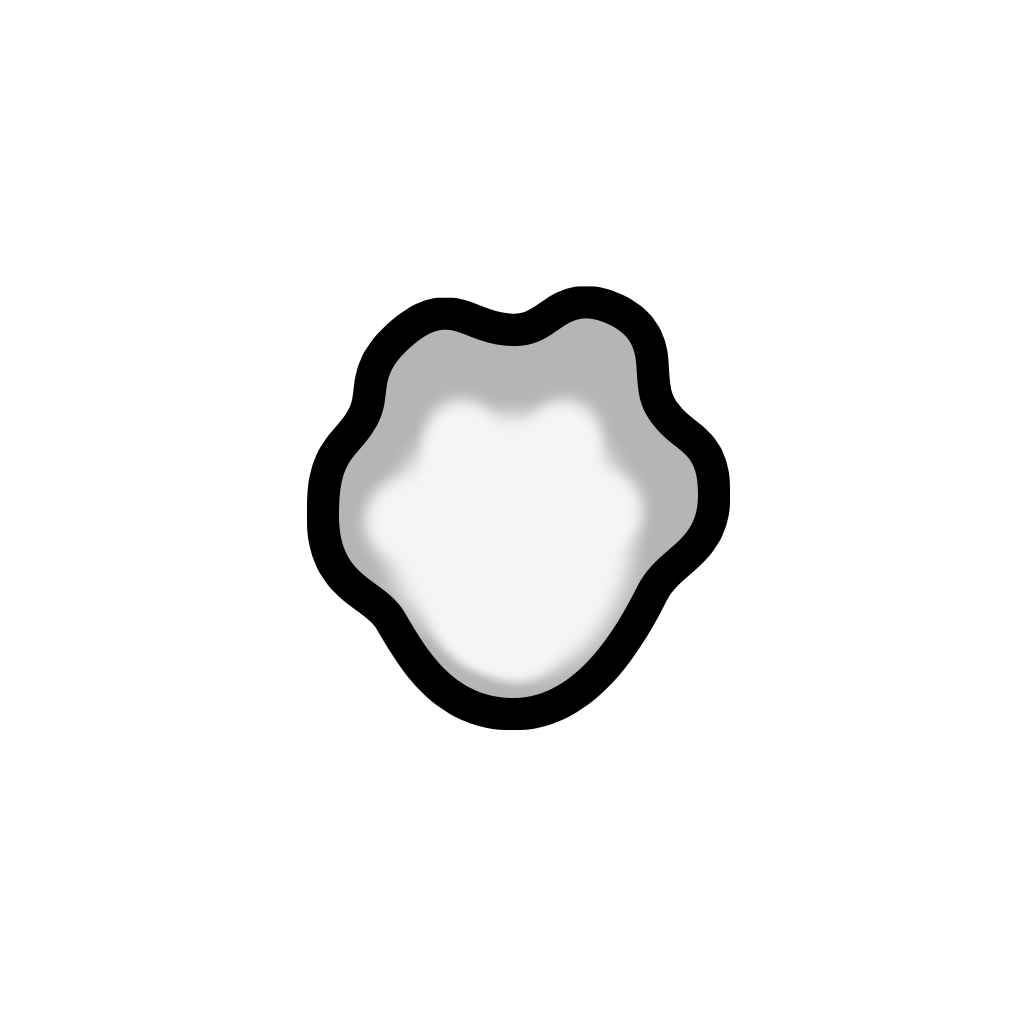
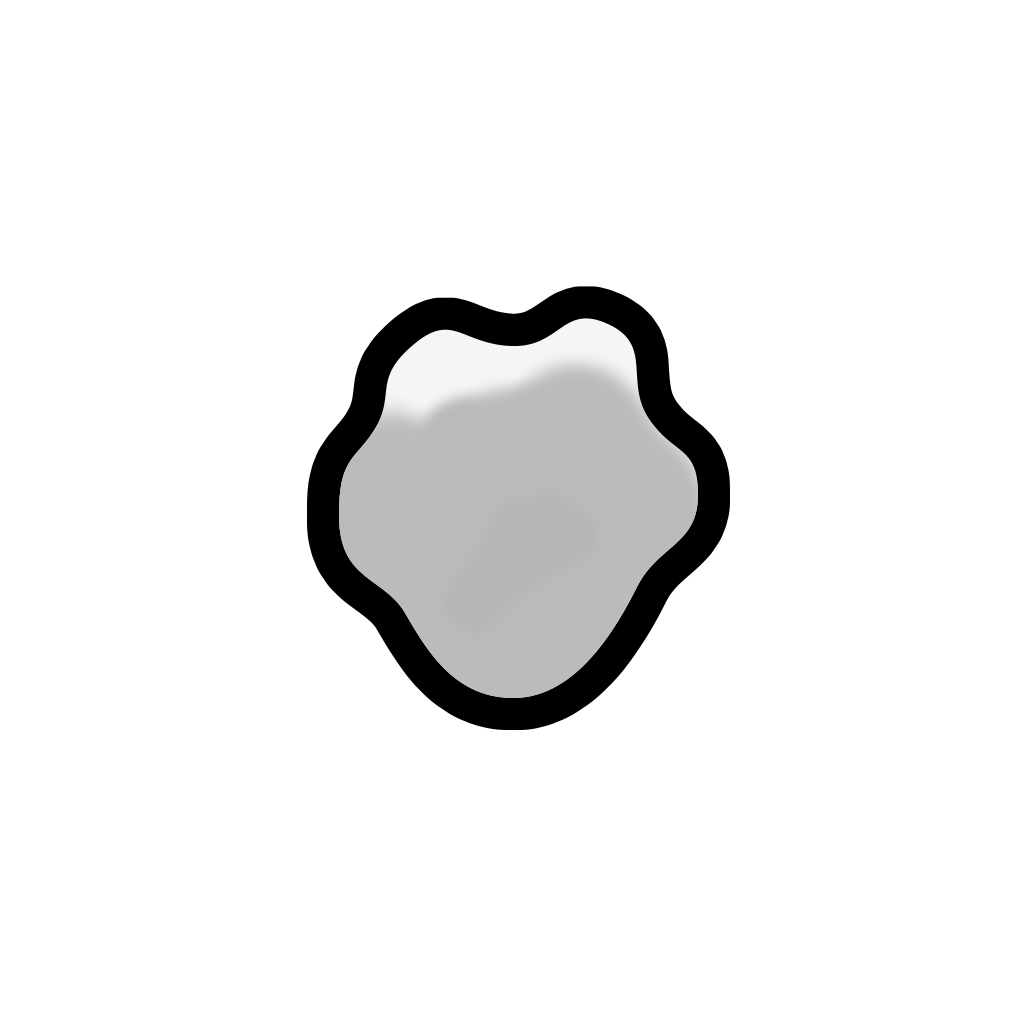
The second w=1024, h=1024 image is a revision of the first. Changes to its layers:
painted on "Highlight", masked it over [339, 348, 698, 698]
painted on "Head", masked it over [339, 318, 698, 698]
